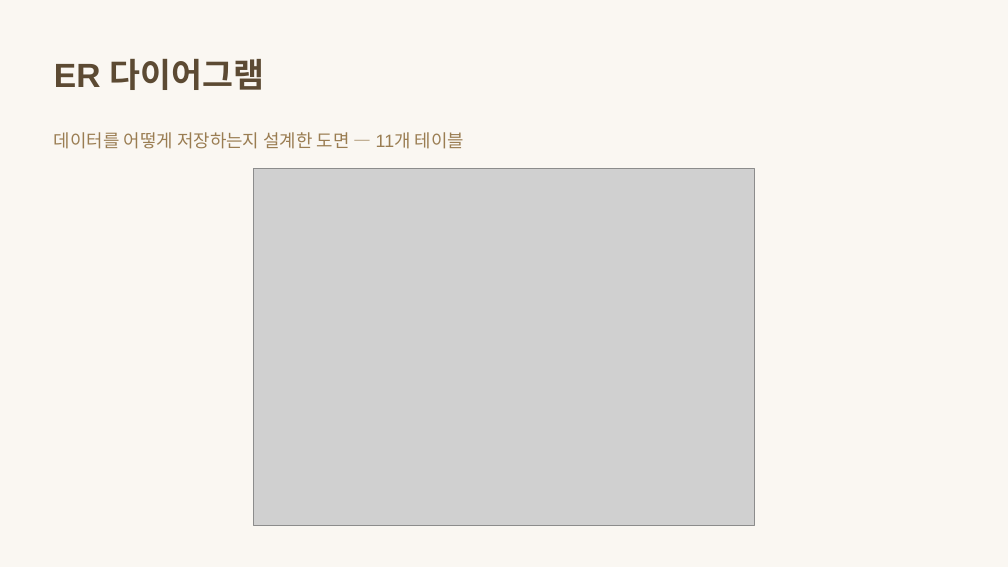
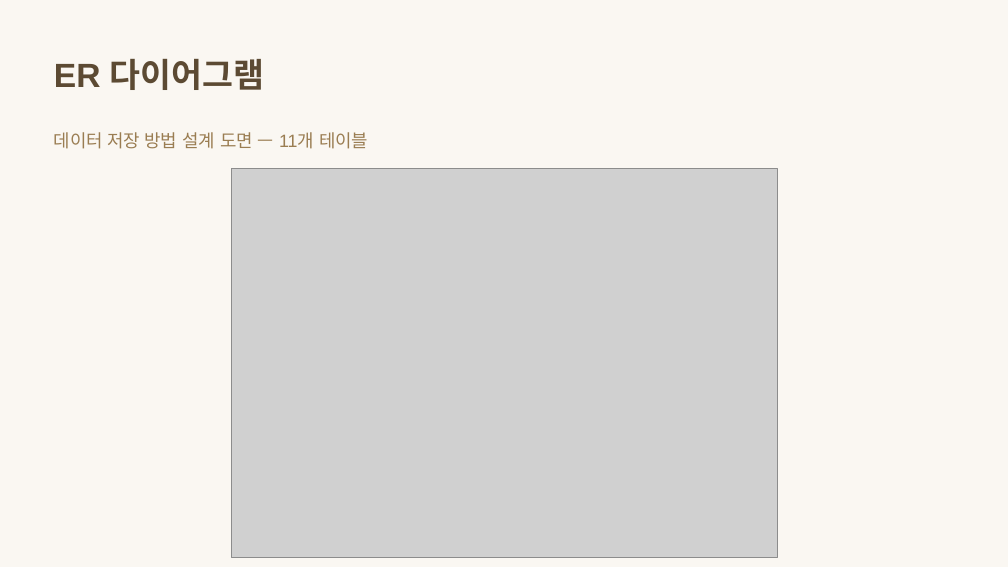
Before and after one commit to HaYul0611/varo-shopping-mall, a slide deck: slide 8 of tmp/프로젝트 제출양식/VARO_ShoppingMall.pptx. Drawn at 1008x567 pixels with LibreOffice and Linux fonts; fonts in the diff are those of the drawing; grey boxes stand for pictures. Boxes give left, top, right and bottom in pixels: in the first picture for what was removed or moved away, otherwise in the second. Text is boxed around its words. In the diff, an @@ line names an element or a change of style, - is before the commit and + after.

```diff
--- a/tmp/프로젝트 제출양식/VARO_ShoppingMall.pptx
+++ b/tmp/프로젝트 제출양식/VARO_ShoppingMall.pptx
@@ text at (x1=54, y1=132, x2=368, y2=149): text changed @@
-데이터를 어떻게 저장하는지 설계한 도면 — 11개 테이블
+데이터 저장 방법 설계 도면 — 11개 테이블
@@ picture resized from (x1=254, y1=168, x2=754, y2=525) to (x1=231, y1=168, x2=777, y2=557) @@
```
Also in this commit, not shown: 12 other slides changed, 2 slides added, 8 other files.
